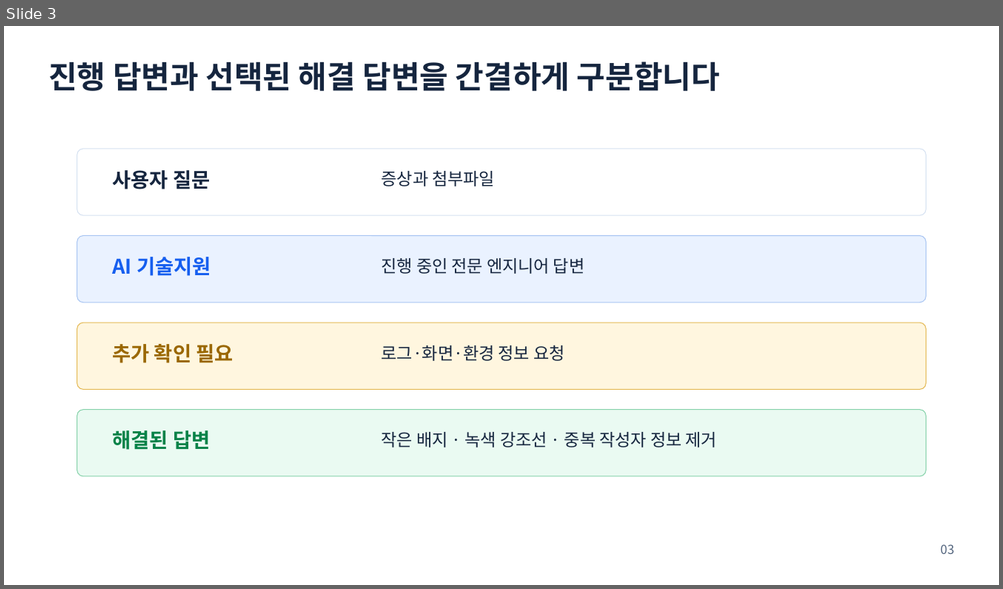
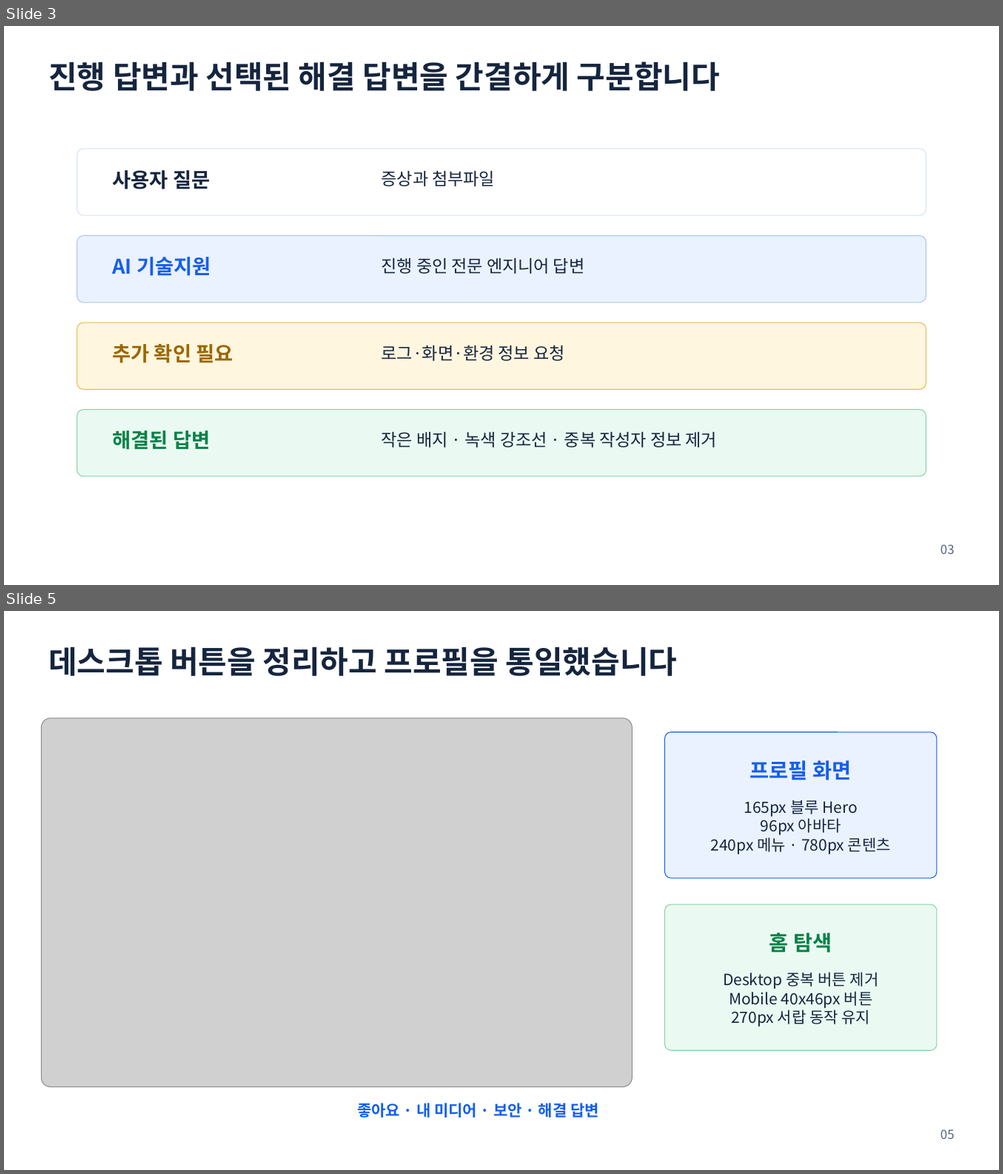
Before and after one commit to ablecloud-team/ablestack-techflow, a slide deck: output/presentation/techflow-community-ui-modernization.pptx. Shown one above the other, each under a label of ours: slide 3 before the commit, slides 3 and 5 after it; the slides between them are not shown. The pictures are 1003x589 and 1003x1174 pixels, drawn with LibreOffice and Linux fonts; fonts in the diff are those of the drawing; grey boxes stand for pictures. Boxes give left, top, right and bottom in pixels: in the first picture for what was removed or moved away, otherwise in the second. Text is boxed around its words. In the diff, an @@ line names an element or a change of style, - is before the commit and + after.

Commit message:
홈 탐색 버튼 제거 및 프로필 디자인 통일

```diff
--- a/output/presentation/techflow-community-ui-modernization.pptx
+++ b/output/presentation/techflow-community-ui-modernization.pptx
@@ slide 5 added at <box>4,611,999,1170</box>, background #FFFFFF @@
@@ text added at <box>48,647,677,676</box>, 30 pt, text #15253E, bold @@
+데스크톱 버튼을 정리하고 프로필을 통일했습니다
@@ picture added at <box>41,718,632,1088</box> @@
@@ rounded rectangle added at <box>664,732,936,878</box>, fill #EAF2FF, outline #155EEF 0.75 pt @@
@@ text added at <box>750,760,851,780</box>, 20.2 pt, text #155EEF, bold @@
+프로필 화면
@@ text added at <box>711,800,891,854</box>, 15 pt, text #15253E @@
+165px 블루 Hero
+96px 아바타
+240px 메뉴 · 780px 콘텐츠
@@ rounded rectangle added at <box>664,905,936,1051</box>, fill #EAFAF2, outline #86D2AA 0.75 pt @@
@@ text added at <box>769,933,831,953</box>, 20.2 pt, text #078248, bold @@
+홈 탐색
@@ text added at <box>723,972,879,1027</box>, 15 pt, text #15253E @@
+Desktop 중복 버튼 제거
+Mobile 40x46px 버튼
+270px 서랍 동작 유지
@@ text added at <box>357,1103,599,1118</box>, 15 pt, text #155EEF, bold @@
+좋아요 · 내 미디어 · 보안 · 해결 답변
@@ text added at <box>940,1130,954,1139</box>, 12 pt, text #52647D @@
+05
```
Also in this commit, not shown: 3 slides changed, 22 other files.
